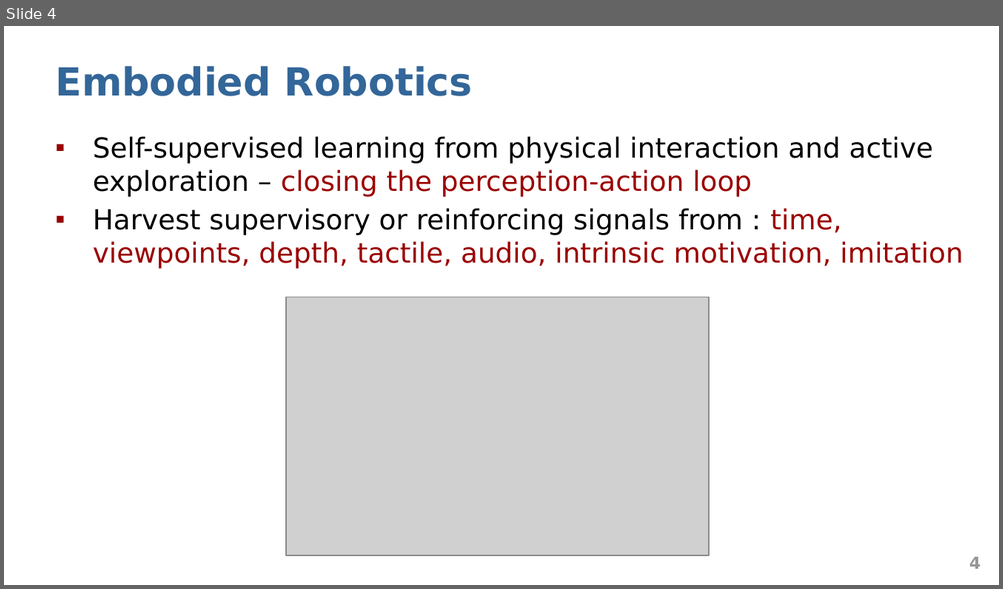
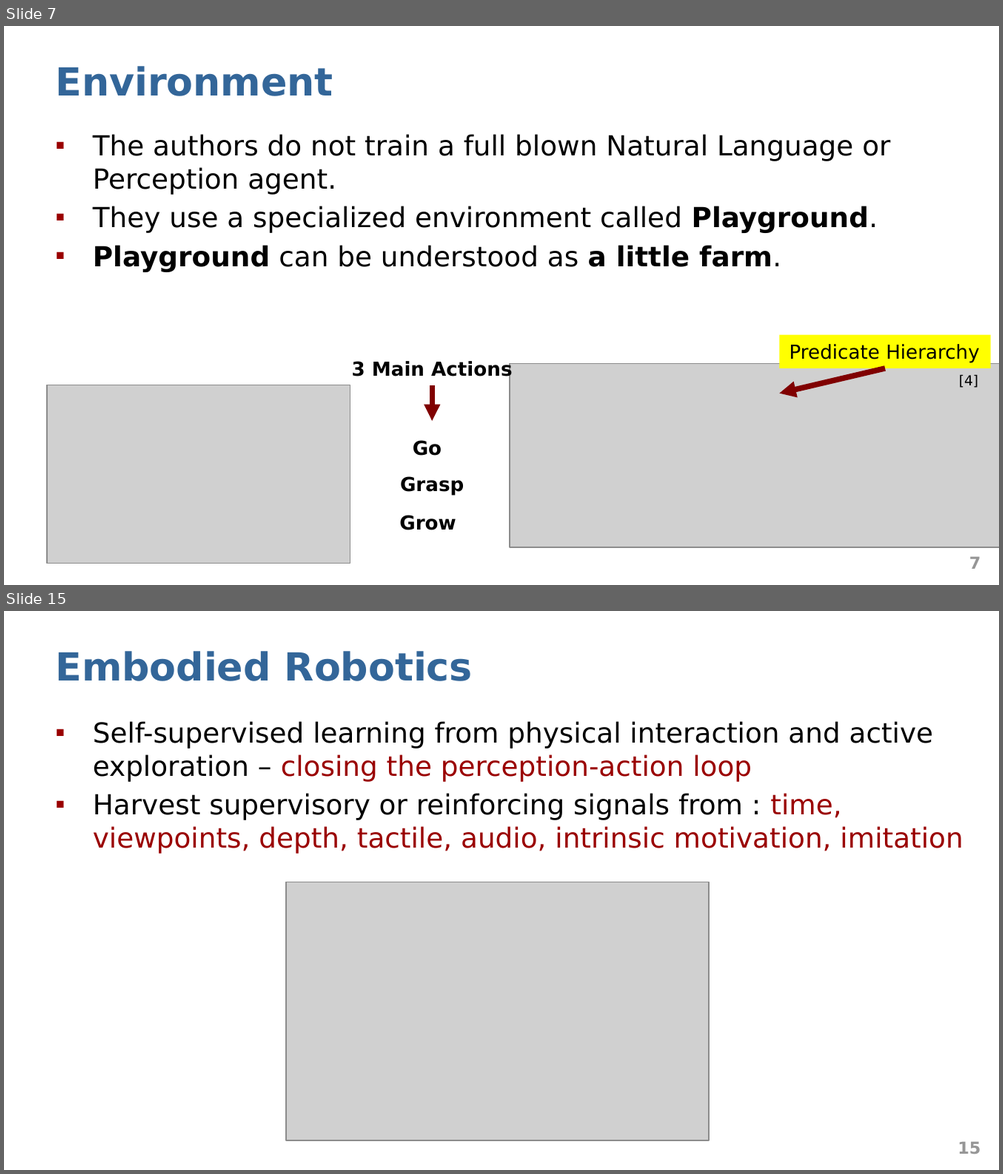
Before and after one commit to abduskhazi/deep-reinforcement-learning-seminar, a slide deck: presentation.pptx. Shown one above the other, each under a label of ours: slide 4 before the commit, slides 7 and 15 after it; the slides between them are not shown. The pictures are 1003x589 and 1003x1174 pixels, drawn with LibreOffice and Linux fonts; fonts in the diff are those of the drawing; grey boxes stand for pictures. Boxes give left, top, right and bottom in pixels: in the first picture for what was removed or moved away, otherwise in the second. Text is boxed around its words. In the diff, an @@ line names an element or a change of style, - is before the commit and + after.

```diff
--- a/presentation.pptx
+++ b/presentation.pptx
@@ slide 7 added at [4,26,999,585], background #FFFFFF @@
@@ title added at [55,66,333,96], 28 pt, text #336699, bold @@
+Environment
@@ text added at [93,134,890,272], 20 pt, text #000000 @@
+▪ The authors do not train a full blown Natural Language or Perception agent.
+▪ They use a specialized environment called Playground.
+▪ Playground can be understood as a little farm.
@@ rectangle added at [779,335,990,369], fill #FFFF00, 14 pt, text #000000 @@
+Predicate Hierarchy
@@ text added at [352,361,512,380], 14 pt, text #000000, bold @@
+3 Main Actions
@@ picture added at [509,364,999,548] @@
@@ arrow added from (885, 368) to (779, 394), #800000 4 pt @@
@@ text added at [959,375,978,388], 10 pt, text #000000 @@
+[4]
@@ picture added at [47,385,350,564] @@
@@ arrow added from (432, 385) to (432, 421), #800000 4 pt @@
@@ text added at [412,440,441,456], 14 pt, text #000000, bold @@
+Go
@@ text added at [400,477,464,495], 14 pt, text #000000, bold @@
+Grasp
@@ text added at [399,515,455,531], 14 pt, text #000000, bold @@
+Grow
@@ page number added at [969,557,981,569], 12 pt, text #969696, bold @@
+7
@@ what was slide 4 is now slide 15 @@
@@ page number at [957,1142,980,1154]: text changed @@
-4
+15
```
Also in this commit, not shown: 14 other slides added, 4 slides removed.
